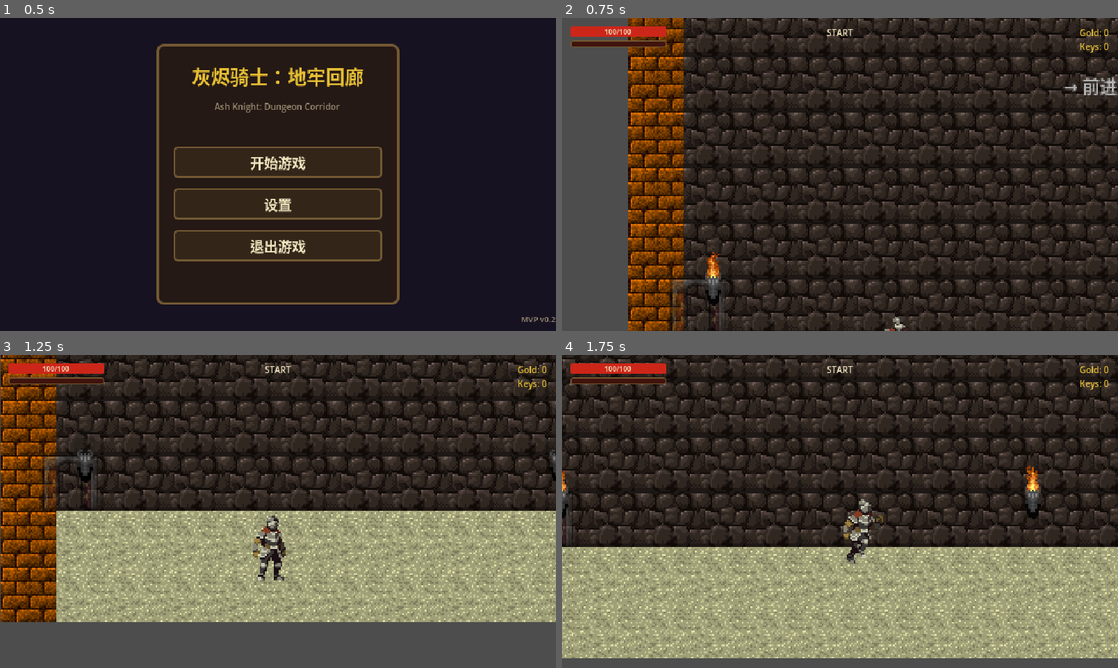
Above: before the commit, frames 1-4 (two rows, left to right).
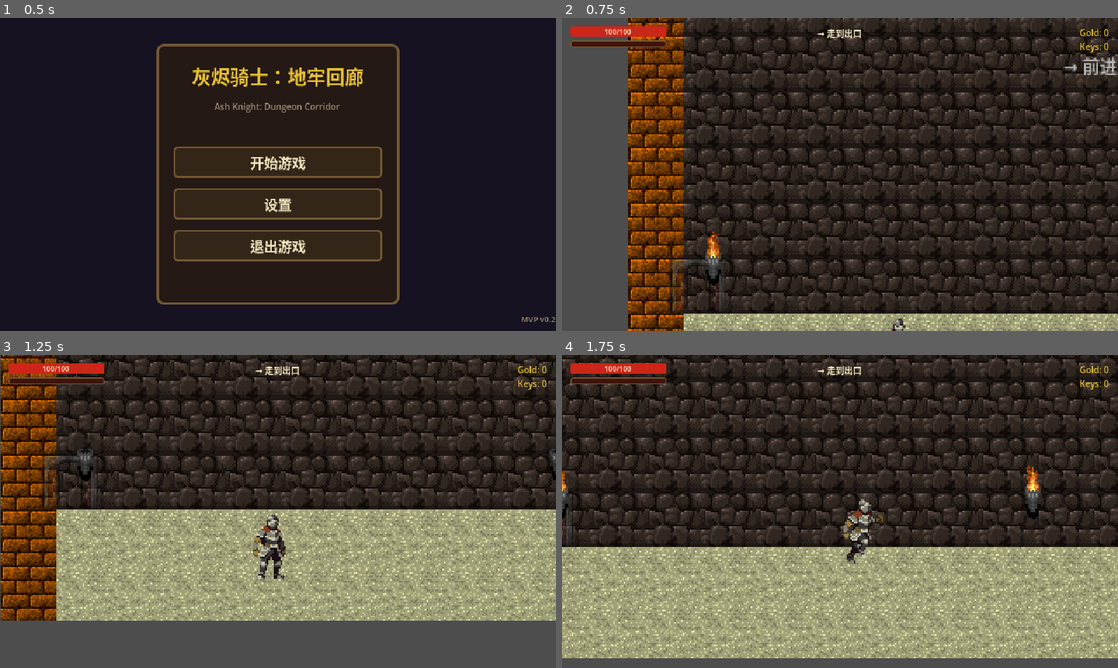
Above: after the commit, the same moments.

Repository: liaojingwu20041031/Godot_yxkf
Game: Godot game, scene res://scenes/ui/MainMenu.tscn
Two runs of this game, one before a commit and one after it. Both use one fixed random seed, a clock stepped at 60 frames per second and the inputs below.
Inputs:
- Up to frame 1 (0.5 s): no input
- Up to frame 2 (0.75 s): click "开始游戏" at 0.5 s
- Up to frame 3 (1.25 s): no input
- Up to frame 4 (1.75 s): hold D (move_right) from 1.28 s (still down); hold E (interact) from 1.28 s (still down); tap Space (jump) at 1.52 s

Frame 1 is identical in both runs. In frame 2, 32% of the frame differs, in the area x 11-100%, y 0-100%; in frame 3, 17%; in frame 4, 0.1%.

Commit message:
fix: 交互链路精修 - 攻击判定/门逻辑/宝箱反馈/统一坐标/房间目标
1. 攻击链路: 所有敌人Hurtbox collision_layer 0→2，Hitbox.gd新增body_entered支持
2. 门链路: _open_exit拆分为_unlock_exit(只开门)+_complete_room(切房间)，玩家必须走进门才推进
3. 宝箱链路: Chest.gd新增浮动文字(+Gold/出口已开启)、闪光效果、金币UI更新
4. 坐标链路: 新增RoomConstants.gd统一地面基准(PLAYER=306/ENEMY=308/PROP=306/DOOR=296)，所有房间统一Y坐标
5. 房间目标: HUD显示当前目标(击败敌人/打开宝箱/走到出口)，开门后显示提示消息

Diff:
--- a/scenes/enemies/Bat.tscn
+++ b/scenes/enemies/Bat.tscn
@@ -41,7 +41,7 @@
 
 [node name="Hurtbox" type="Area2D" parent="."]
 script = ExtResource("2")
-collision_layer = 0
+collision_layer = 2
 collision_mask = 8
 
 [node name="CollisionShape2D" type="CollisionShape2D" parent="Hurtbox"]
--- a/scenes/enemies/Boss.tscn
+++ b/scenes/enemies/Boss.tscn
@@ -46,7 +46,7 @@
 
 [node name="Hurtbox" type="Area2D" parent="."]
 script = ExtResource("2")
-collision_layer = 0
+collision_layer = 2
 collision_mask = 8
 
 [node name="CollisionShape2D" type="CollisionShape2D" parent="Hurtbox"]
--- a/scenes/enemies/FireMage.tscn
+++ b/scenes/enemies/FireMage.tscn
@@ -41,7 +41,7 @@
 
 [node name="Hurtbox" type="Area2D" parent="."]
 script = ExtResource("2")
-collision_layer = 0
+collision_layer = 2
 collision_mask = 8
 
 [node name="CollisionShape2D" type="CollisionShape2D" parent="Hurtbox"]
--- a/scenes/enemies/ShieldGuard.tscn
+++ b/scenes/enemies/ShieldGuard.tscn
@@ -42,7 +42,7 @@
 
 [node name="Hurtbox" type="Area2D" parent="."]
 script = ExtResource("2")
-collision_layer = 0
+collision_layer = 2
 collision_mask = 8
 
 [node name="CollisionShape2D" type="CollisionShape2D" parent="Hurtbox"]
--- a/scenes/enemies/Skeleton.tscn
+++ b/scenes/enemies/Skeleton.tscn
@@ -41,7 +41,7 @@
 shape = SubResource("attack_shape")
 
 [node name="Hurtbox" type="Area2D" parent="."]
-collision_layer = 0
+collision_layer = 2
 collision_mask = 8
 script = ExtResource("2")
 
--- a/scenes/enemies/Spider.tscn
+++ b/scenes/enemies/Spider.tscn
@@ -42,7 +42,7 @@
 
 [node name="Hurtbox" type="Area2D" parent="."]
 script = ExtResource("2")
-collision_layer = 0
+collision_layer = 2
 collision_mask = 8
 
 [node name="CollisionShape2D" type="CollisionShape2D" parent="Hurtbox"]
--- a/scenes/rooms/BossRoom.tscn
+++ b/scenes/rooms/BossRoom.tscn
@@ -33,7 +33,7 @@
 position = Vector2(320, 180)
 
 [node name="Player" parent="." instance=ExtResource("3")]
-position = Vector2(150, 290)
+position = Vector2(150, 306)
 
 [node name="Torch1" parent="PropContainer" instance=ExtResource("5")]
 position = Vector2(48, 288)
@@ -45,4 +45,4 @@
 position = Vector2(592, 288)
 
 [node name="Boss" parent="EnemyContainer" instance=ExtResource("4")]
-position = Vector2(450, 280)
+position = Vector2(450, 300)
--- a/scenes/rooms/CombatRoom_Flat.tscn
+++ b/scenes/rooms/CombatRoom_Flat.tscn
@@ -51,7 +51,7 @@
 position = Vector2(320, 180)
 
 [node name="Player" parent="." instance=ExtResource("3")]
-position = Vector2(100, 290)
+position = Vector2(100, 306)
 
 [node name="Torch1" parent="PropContainer" instance=ExtResource("5")]
 position = Vector2(48, 288)
@@ -66,7 +66,7 @@
 position = Vector2(480, 308)
 
 [node name="Skeleton1" parent="EnemyContainer" instance=ExtResource("4")]
-position = Vector2(350, 298)
+position = Vector2(350, 308)
 
 [node name="Skeleton2" parent="EnemyContainer" instance=ExtResource("4")]
-position = Vector2(480, 298)
+position = Vector2(480, 308)
--- a/scenes/rooms/CombatRoom_Pit.tscn
+++ b/scenes/rooms/CombatRoom_Pit.tscn
@@ -56,7 +56,7 @@
 position = Vector2(320, 180)
 
 [node name="Player" parent="." instance=ExtResource("3")]
-position = Vector2(100, 290)
+position = Vector2(100, 306)
 
 [node name="Torch1" parent="PropContainer" instance=ExtResource("7")]
 position = Vector2(48, 288)
@@ -76,16 +76,16 @@
 collision_mask = 1
 script = ExtResource("8")
 damage = 20
-safe_position = Vector2(200, 290)
+safe_position = Vector2(200, 306)
 
 [node name="CollisionShape2D" type="CollisionShape2D" parent="PitHazard"]
 shape = SubResource("pit_shape")
 
 [node name="Skeleton1" parent="EnemyContainer" instance=ExtResource("4")]
-position = Vector2(200, 298)
+position = Vector2(200, 308)
 
 [node name="Skeleton2" parent="EnemyContainer" instance=ExtResource("4")]
-position = Vector2(440, 298)
+position = Vector2(440, 308)
 
 [node name="Bat1" parent="EnemyContainer" instance=ExtResource("5")]
 position = Vector2(320, 200)
--- a/scenes/rooms/CombatRoom_Platform.tscn
+++ b/scenes/rooms/CombatRoom_Platform.tscn
@@ -52,7 +52,7 @@
 position = Vector2(320, 180)
 
 [node name="Player" parent="." instance=ExtResource("3")]
-position = Vector2(100, 290)
+position = Vector2(100, 306)
 
 [node name="Torch1" parent="PropContainer" instance=ExtResource("6")]
 position = Vector2(48, 288)
@@ -67,7 +67,7 @@
 position = Vector2(280, 308)
 
 [node name="Skeleton1" parent="EnemyContainer" instance=ExtResource("4")]
-position = Vector2(320, 298)
+position = Vector2(320, 308)
 
 [node name="Bat1" parent="EnemyContainer" instance=ExtResource("5")]
 position = Vector2(200, 180)
--- a/scenes/rooms/RestRoom.tscn
+++ b/scenes/rooms/RestRoom.tscn
@@ -57,7 +57,7 @@
 position = Vector2(320, 180)
 
 [node name="Player" parent="." instance=ExtResource("3")]
-position = Vector2(160, 290)
+position = Vector2(160, 306)
 
 [node name="Torch1" parent="PropContainer" instance=ExtResource("4")]
 position = Vector2(48, 288)
@@ -66,7 +66,7 @@
 position = Vector2(592, 288)
 
 [node name="Campfire" type="Area2D" parent="."]
-position = Vector2(320, 298)
+position = Vector2(320, 306)
 collision_layer = 0
 collision_mask = 1
 script = ExtResource("5")
--- a/scenes/rooms/ShopRoom.tscn
+++ b/scenes/rooms/ShopRoom.tscn
@@ -57,7 +57,7 @@
 position = Vector2(320, 180)
 
 [node name="Player" parent="." instance=ExtResource("3")]
-position = Vector2(160, 290)
+position = Vector2(160, 306)
 
 [node name="Torch1" parent="PropContainer" instance=ExtResource("4")]
 position = Vector2(48, 288)
@@ -66,7 +66,7 @@
 position = Vector2(592, 288)
 
 [node name="Shopkeeper" type="Area2D" parent="."]
-position = Vector2(320, 290)
+position = Vector2(320, 306)
 collision_layer = 0
 collision_mask = 1
 script = ExtResource("5")
--- a/scenes/rooms/StartRoom.tscn
+++ b/scenes/rooms/StartRoom.tscn
@@ -53,7 +53,7 @@
 position = Vector2(320, 180)
 
 [node name="Player" parent="." instance=ExtResource("3")]
-position = Vector2(160, 290)
+position = Vector2(160, 306)
 
 [node name="Torch1" parent="PropContainer" instance=ExtResource("4")]
 position = Vector2(48, 288)
--- a/scenes/rooms/TreasureRoom.tscn
+++ b/scenes/rooms/TreasureRoom.tscn
@@ -52,10 +52,10 @@
 position = Vector2(320, 180)
 
 [node name="Player" parent="." instance=ExtResource("3")]
-position = Vector2(160, 290)
+position = Vector2(160, 306)
 
 [node name="Chest" parent="PropContainer" instance=ExtResource("4")]
-position = Vector2(320, 300)
+position = Vector2(320, 306)
 
 [node name="Torch1" parent="PropContainer" instance=ExtResource("5")]
 position = Vector2(48, 288)
--- a/scripts/combat/Hitbox.gd
+++ b/scripts/combat/Hitbox.gd
@@ -7,11 +7,16 @@
 
 func _ready():
 	area_entered.connect(_on_area_entered)
+	body_entered.connect(_on_body_entered)
 
 func _on_area_entered(area: Area2D):
 	if area.has_method("take_damage"):
 		var kb = knockback_dir * knockback_force
 		area.take_damage(damage, kb, owner_node)
+
+func _on_body_entered(body: Node2D):
+	if body.has_method("take_damage"):
+		body.take_damage(damage, owner_node)
 
 func set_damage(value: int):
 	damage = value
--- a/scripts/core/EventBus.gd
+++ b/scripts/core/EventBus.gd
@@ -22,3 +22,4 @@
 signal hide_reward_panel
 signal show_tooltip(item_data: Dictionary)
 signal hide_tooltip
+signal show_room_message(text: String)
--- /dev/null
+++ b/scripts/dungeon/RoomConstants.gd
@@ -0,0 +1,29 @@
+class_name RoomConstants
+
+# Unified ground anchor constants for all rooms
+# Based on DungeonTileset: FLOOR_ROW_TOP = 10, TILE_SIZE = 32
+# Floor top surface Y = 10 * 32 = 320
+
+const TILE := 32
+const FLOOR_TOP_Y := 320
+
+# Player: collision height=28, origin at center → 320 - 14 = 306
+const PLAYER_ORIGIN_Y := 306
+
+# Enemy (skeleton): collision height=24 → 320 - 12 = 308
+const ENEMY_ORIGIN_Y := 308
+
+# Props (barrel, chest): collision height~28 → 320 - 14 = 306
+const PROP_ORIGIN_Y := 306
+
+# Door: collision height=48, sprite 32px → 320 - 24 = 296
+const DOOR_ORIGIN_Y := 296
+
+# Torch: visual bottom at floor → 320 - 32 = 288
+const TORCH_ORIGIN_Y := 288
+
+# Bat (flying): hover above ground
+const BAT_FLY_Y := 200
+
+# Platform Y (for platform room layout): row 4 → 4 * 32 = 128
+const PLATFORM_Y := 128
--- a/scripts/dungeon/RoomManager.gd
+++ b/scripts/dungeon/RoomManager.gd
@@ -105,12 +105,16 @@
 		if entrance_door.has_method("close"):
 			entrance_door.close()
 
-func _open_exit():
-	if exit_door:
-		if exit_door.has_method("open"):
-			exit_door.open()
+# Only unlock the exit door - does NOT complete the room
+func _unlock_exit():
+	if exit_door and exit_door.has_method("open"):
+		exit_door.open()
 	is_cleared = true
-	room_cleared.emit()
+	EventBus.show_room_message.emit("出口已开启 - 走到门口进入下一房间")
+
+# Actually complete the room and trigger transition
+func _complete_room():
+	EventBus.room_cleared.emit()
 
 func _open_entrance():
 	if entrance_door:
@@ -143,9 +147,8 @@
 				prop.opened.connect(_on_treasure_opened)
 
 func _spawn_shop():
-	# Shop room - no enemies, mark as cleared immediately so exit opens
-	is_cleared = true
-	_open_exit()
+	# Shop room - no enemies, exit already open
+	pass
 
 func _spawn_rest():
 	# Rest room - heal player
@@ -155,13 +158,10 @@
 			player.heal(50)
 		elif player.get("current_health") != null:
 			player.current_health = min(player.current_health + 50, player.max_health)
-	# Rest room is safe - mark as cleared so exit opens
-	is_cleared = true
-	_open_exit()
 
 func _on_treasure_opened():
-	# Treasure collected - open exit
-	_open_exit()
+	# Treasure collected - unlock exit (player must walk to door)
+	_unlock_exit()
 
 func _on_enemy_died(enemy: Node):
 	if enemy in tracked_enemies:
@@ -170,11 +170,13 @@
 		if enemies_alive <= 0:
 			all_enemies_dead.emit()
 			if room_type == RoomType.BOSS:
-				# Boss defeated - victory!
+				# Boss defeated - unlock exit, then victory after delay
+				_unlock_exit()
 				await get_tree().create_timer(2.0).timeout
 				EventBus.game_over.emit(true)
 			else:
-				_open_exit()
+				# Unlock exit - player must walk to door
+				_unlock_exit()
 				if room_type == RoomType.COMBAT or room_type == RoomType.ELITE:
 					_show_reward()
 
@@ -189,6 +191,7 @@
 		rewards = upgrade_manager.get_random_upgrades(3)
 	return rewards
 
+# Player walks into exit door area - only then complete the room
 func _on_exit_body_entered(body: Node2D):
 	if body.is_in_group("player") and is_cleared:
-		EventBus.room_cleared.emit()
+		_complete_room()
--- a/scripts/dungeon/props/Chest.gd
+++ b/scripts/dungeon/props/Chest.gd
@@ -48,15 +48,20 @@
 	is_opened = true
 	if label:
 		label.visible = false
+	# Swap to open texture
 	if open_texture and sprite:
 		sprite.texture = open_texture
 	# Flash effect
 	if sprite:
 		var tween = create_tween()
-		sprite.modulate = Color(2, 2, 2, 1)
-		tween.tween_property(sprite, "modulate", Color(1, 1, 1, 1), 0.4)
-	# Spawn rewards
+		sprite.modulate = Color(3, 3, 1, 1)
+		tween.tween_property(sprite, "modulate", Color(1, 1, 1, 1), 0.5)
+	# Spawn rewards with visual feedback
 	_spawn_rewards()
+	# Show floating text
+	_show_floating_text("+%d Gold" % gold_amount)
+	# Show exit opened message
+	_show_floating_text("出口已开启", Vector2(0, -40))
 	opened.emit()
 
 func _spawn_rewards():
@@ -68,3 +73,19 @@
 		var item = item_scene.instantiate()
 		item.global_position = global_position + Vector2(0, -16)
 		get_tree().current_scene.add_child(item)
+
+func _show_floating_text(text: String, offset: Vector2 = Vector2(0, -20)):
+	var floating_label = Label.new()
+	floating_label.text = text
+	floating_label.horizontal_alignment = HORIZONTAL_ALIGNMENT_CENTER
+	floating_label.add_theme_font_size_override("font_size", 10)
+	floating_label.add_theme_color_override("font_color", Color(1, 0.9, 0.3, 1))
+	floating_label.position = global_position + offset + Vector2(-40, 0)
+	floating_label.size = Vector2(80, 16)
+	get_tree().current_scene.add_child(floating_label)
+	# Animate: float up and fade out
+	var tween = floating_label.create_tween()
+	tween.set_parallel(true)
+	tween.tween_property(floating_label, "position:y", floating_label.position.y - 30, 1.5)
+	tween.tween_property(floating_label, "modulate:a", 0.0, 1.5).set_delay(0.5)
+	tween.chain().tween_callback(floating_label.queue_free)
--- a/scripts/ui/HUD.gd
+++ b/scripts/ui/HUD.gd
@@ -22,6 +22,7 @@
 	EventBus.gold_changed.connect(_on_gold_changed)
 	EventBus.key_changed.connect(_on_key_changed)
 	EventBus.room_entered.connect(_on_room_entered)
+	EventBus.show_room_message.connect(_on_room_message)
 	_apply_theme()
 	_update_all()
 
@@ -87,7 +88,24 @@
 
 func _on_room_entered(room_type: String):
 	if room_label:
-		room_label.text = room_type
+		var objectives = {
+			"START": "→ 走到出口",
+			"COMBAT": "击败所有敌人",
+			"ELITE": "击败所有敌人",
+			"TREASURE": "打开宝箱",
+			"SHOP": "与商人交易",
+			"REST": "休息恢复",
+			"BOSS": "击败 Boss",
+		}
+		room_label.text = objectives.get(room_type, room_type)
+
+func _on_room_message(text: String):
+	if room_label:
+		room_label.text = text
+		# Auto-clear after 3 seconds
+		await get_tree().create_timer(3.0).timeout
+		if room_label and room_label.text == text:
+			room_label.text = ""
 
 func show_boss_bar(boss_name: String, health: int):
 	if boss_bar:
